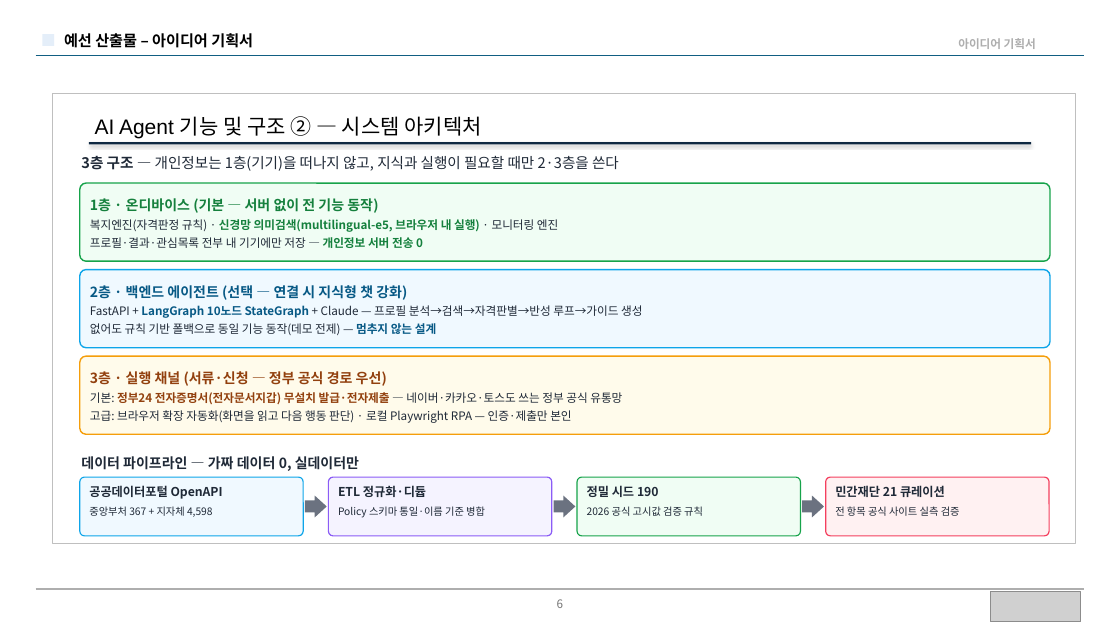
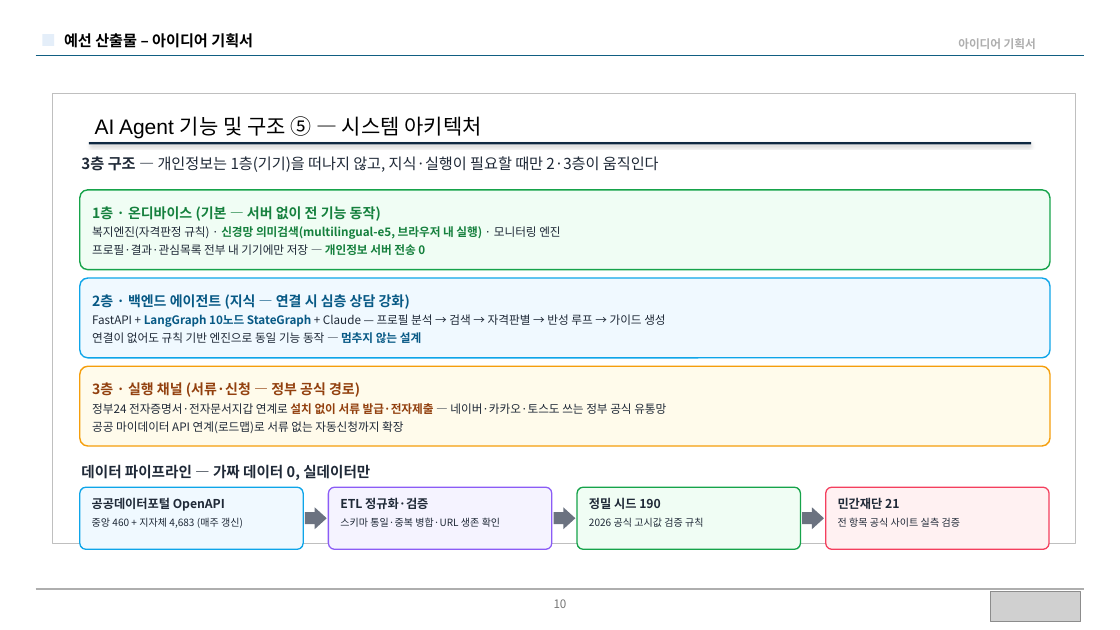
Before and after one commit to BioCode67/modoo-bom, a slide deck: slide 10 of docs/제출/모두봄-예선기획서-14p.pptx (slide 6 before the commit). Drawn at 1120x630 pixels with LibreOffice and Linux fonts; fonts in the diff are those of the drawing; grey boxes stand for pictures. Boxes give left, top, right and bottom in pixels: in the first picture for what was removed or moved away, otherwise in the second. Text is boxed around its words. In the diff, an @@ line names an element or a change of style, - is before the commit and + after.

Commit message:
docs(제출): 예선 기획서 v2 — 아이디어 기획서 12장 확장(총 14p)·확장프로그램 언급 제거·커버리지 강조
- 구성 변경: 표지+Summary+아이디어 기획서 12장 = 14p (최종산출물·부록 제외판) + 20p 규정안전판 별도 보관
- 확장프로그램 언급 0 — '설치 없이 웹에서 바로 서류 자동발급·신청' 메시지로 통일(본인 확인만 사람)
- 커버리지 명시: 복지정책·복지서비스·장학금·행복주택 등 주택공고·서민금융·민간재단 — 한곳에서
- 신규 페이지: 대화형 입구(새싹이 실화면)·서류→신청 4단계(신청키트 실화면)·사후관리(결과 실화면)·
  신뢰 4원칙 2x2·페르소나 실측(연 767만원 의미)·사회가치·확장 로드맵(NOW/NEXT/FUTURE)
- 수치 최신화: 카탈로그 5,300+·테스트 426·13종·7개 언어. PowerPoint 렌더 14장 전수 육안 검증

```diff
--- a/docs/제출/모두봄-예선기획서-14p.pptx
+++ b/docs/제출/모두봄-예선기획서-14p.pptx
@@ text at (95, 116, 482, 138): text changed @@
-AI Agent 기능 및 구조 ② — 시스템 아키텍처
+AI Agent 기능 및 구조 ⑤ — 시스템 아키텍처
@@ text at (81, 156, 659, 172): text changed; size 12.5 to 13 pt @@
-3층 구조 — 개인정보는 1층(기기)을 떠나지 않고, 지식과 실행이 필요할 때만 2·3층을 쓴다
+3층 구조 — 개인정보는 1층(기기)을 떠나지 않고, 지식·실행이 필요할 때만 2·3층이 움직인다
@@ rounded rectangle "1층 · 온디바이스 (기본 — ...": place and size @@
-rounded rectangle "1층 · 온디바이스 (기본 — ..." at (80, 183, 1050, 261)
+rounded rectangle "1층 · 온디바이스 (기본 — ..." at (80, 190, 1050, 270)
@@ text in rounded rectangle at (92, 294, 665, 343): text changed @@
-2층 · 백엔드 에이전트 (선택 — 연결 시 지식형 챗 강화)
-FastAPI + LangGraph 10노드 StateGraph + Claude — 프로필 분석→검색→자격판별→반성 루프→가이드 생성
-없어도 규칙 기반 폴백으로 동일 기능 동작(데모 전제) — 멈추지 않는 설계
+2층 · 백엔드 에이전트 (지식 — 연결 시 심층 상담 강화)
+FastAPI + LangGraph 10노드 StateGraph + Claude — 프로필 분석 → 검색 → 자격판별 → 반성 루프 → 가이드 생성
+연결이 없어도 규칙 기반 엔진으로 동일 기능 동작 — 멈추지 않는 설계
@@ proportions changed in 3 elements at (80, 190, 1050, 270), (80, 278, 1050, 358), (80, 366, 1050, 446) @@
@@ text in rounded rectangle at (92, 382, 666, 433): text changed @@
-3층 · 실행 채널 (서류·신청 — 정부 공식 경로 우선)
-기본: 정부24 전자증명서(전자문서지갑) 무설치 발급·전자제출 — 네이버·카카오·토스도 쓰는 정부 공식 유통망
-고급: 브라우저 확장 자동화(화면을 읽고 다음 행동 판단) · 로컬 Playwright RPA — 인증·제출만 본인
+3층 · 실행 채널 (서류·신청 — 정부 공식 경로)
+정부24 전자증명서·전자문서지갑 연계로 설치 없이 서류 발급·전자제출 — 네이버·카카오·토스도 쓰는 정부 공식 유통망
+공공 마이데이터 API 연계(로드맵)로 서류 없는 자동신청까지 확장
@@ text "데이터 파이프라인 — 가짜 데이터 ...": place and size @@
-text "데이터 파이프라인 — 가짜 데이터 ..." at (81, 456, 359, 471)
+text "데이터 파이프라인 — 가짜 데이터 ..." at (81, 464, 370, 480)
@@ text "데이터 파이프라인 — 가짜 데이터 ..." at (81, 464, 370, 480): size 12 to 12.5 pt @@
@@ rounded rectangle "공공데이터포털 OpenAPI" at (80, 487, 303, 549): outline #0EA5E9 1 pt to #0EA5E9 1.1 pt; proportions changed @@
@@ text in rounded rectangle at (92, 497, 225, 511): line spacing 1.15 to 1.16 @@
@@ 6 rounded rectangles, 3 right arrows: place and size @@
-6 rounded rectangles, 3 right arrows at (80, 270, 1050, 536)
+6 rounded rectangles, 3 right arrows at (80, 278, 1050, 549)
@@ rounded rectangle "ETL 정규화·검증" at (329, 487, 552, 549): outline #8B5CF6 1 pt to #8B5CF6 1.1 pt; proportions changed @@
@@ text in rounded rectangle at (340, 497, 500, 527): text changed; size 8.8 to 8.6 pt @@
-ETL 정규화·디듑
-Policy 스키마 통일·이름 기준 병합
+ETL 정규화·검증
+스키마 통일·중복 병합·URL 생존 확인
@@ rounded rectangle "정밀 시드 190" at (577, 487, 801, 549): size 8.8 to 8.6 pt in "2026 공식 고시값 검증 규칙"; line spacing 1.15 to 1.16; outline #16A34A 1 pt to #16A34A 1.1 pt; proportions changed @@
@@ rounded rectangle "민간재단 21" at (826, 487, 1049, 549): outline #F43F5E 1 pt to #F43F5E 1.1 pt; proportions changed @@
@@ text in rounded rectangle at (838, 497, 899, 509): text changed @@
-민간재단 21 큐레이션
+민간재단 21
@@ text in rounded rectangle at (92, 517, 243, 528): text changed; size 8.8 to 8.6 pt @@
-중앙부처 367 + 지자체 4,598
+중앙 460 + 지자체 4,683 (매주 갱신)
@@ text in rounded rectangle at (838, 517, 960, 527): size 8.8 to 8.6 pt in "전 항목 공식 사이트 실측 검증"; line spacing 1.15 to 1.16 @@
@@ page number at (554, 599, 567, 608): text changed @@
-6
+10
```
Also in this commit, not shown: 9 other slides changed, 4 slides added, 4 slides removed, 2 other files.
